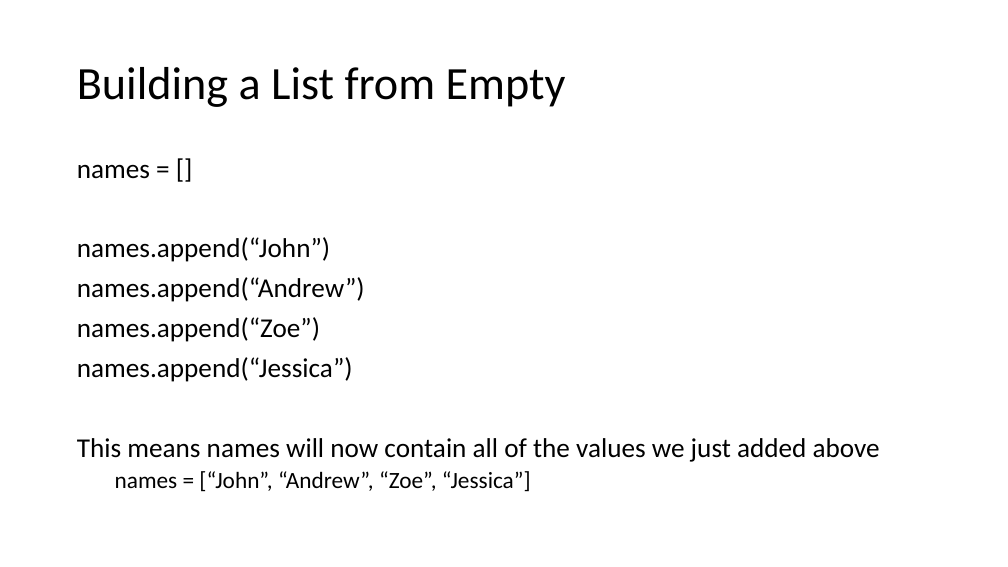
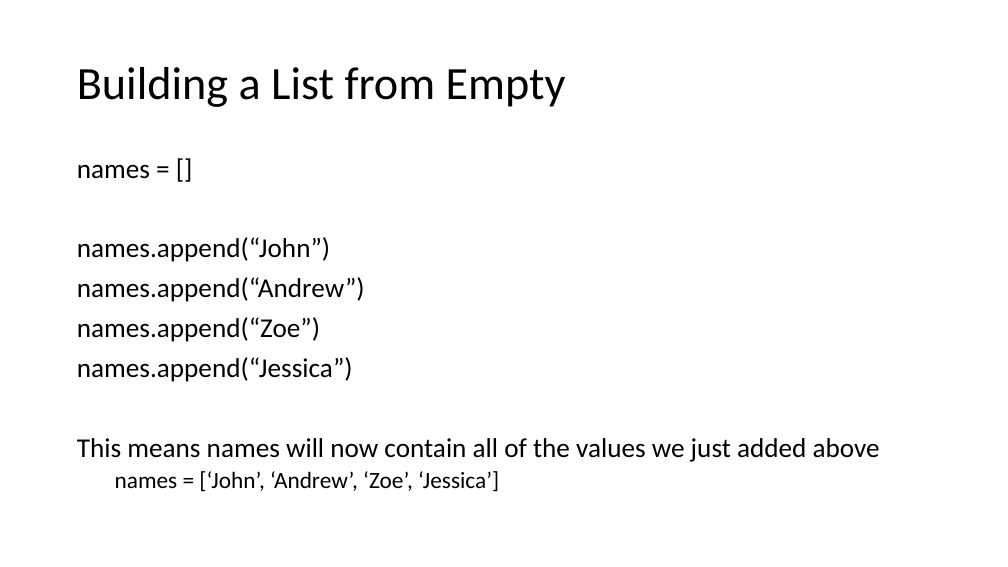
Before and after one commit to ScottKane/LearnPython, a slide deck: slide 6 of Scott/Lists.pptx. Drawn at 1008x567 pixels with LibreOffice and Linux fonts; fonts in the diff are those of the drawing. Boxes give left, top, right and bottom in pixels: in the first picture for what was removed or moved away, otherwise in the second. Text is boxed around its words. In the diff, an @@ line names an element or a change of style, - is before the commit and + after.

```diff
--- a/Scott/Lists.pptx
+++ b/Scott/Lists.pptx
@@ text at (x1=115, y1=471, x2=499, y2=492): text changed @@
-  names = [“John”, “Andrew”, “Zoe”, “Jessica”]
+  names = [‘John’, ‘Andrew’, ‘Zoe’, ‘Jessica’]
```
Also in this commit, not shown: 1 other slide changed, 1 slide added, 3 other files.
